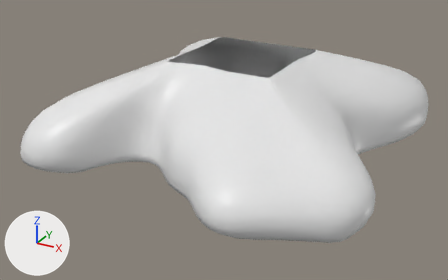
A saved change to the FBX model LDJAM55/Assets/Models/Hell.fbx.
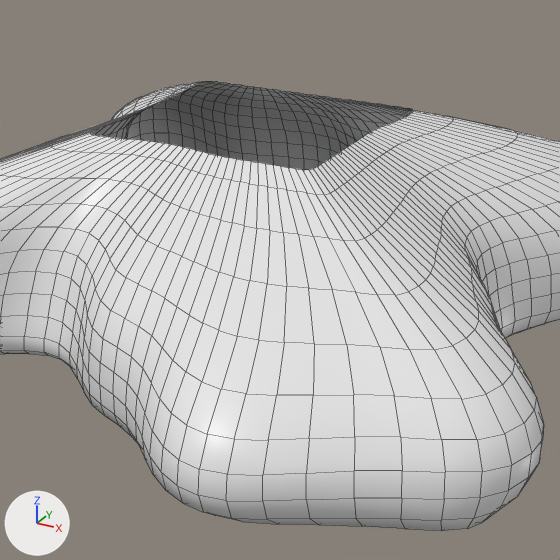
There are two pictures of each version: one whole from a camera (50 mm lens) standing at (15.02, -29.39, 14.12) and looking at (0.02, -2.13, 0.49), one close up on the part from 28% to 86% of the width and 0% to 91% of the height. The axes (+X, +Y, +Z) are drawn at lower left. The lights are the same throughout. The close-ups show mesh edges as thin lines.

Objects in the first close-up: 'Hell'.
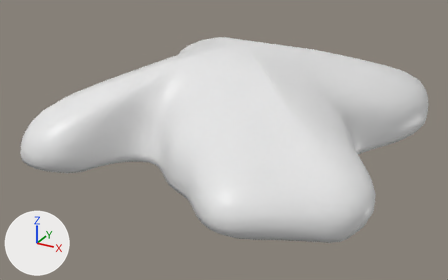
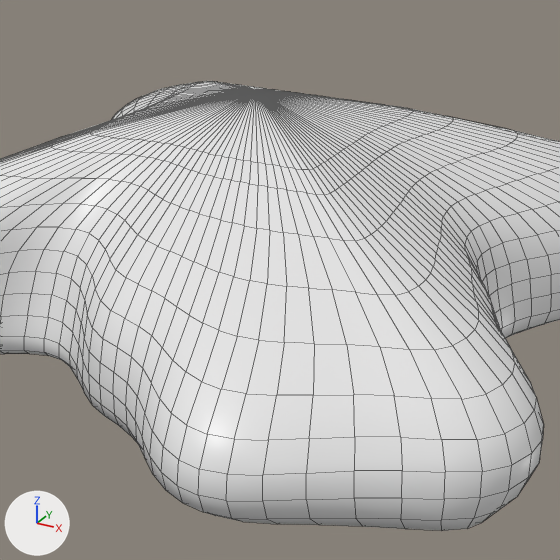
What differs and where, as boxes [x1, y1, x2, y2] in the close-ups (560 x 560 px):
part 1 of me_hell, added: after [91, 81, 413, 170]

What the commit changed:
me_hell is used by ob_hell; location (0.0, 0.0, 0.0).
me_hell had 2369 vertices, 2304 faces and spanned x -9.0..9.6, y -10.8..9.0, z -0.4..4.7.
me_hell now has 2370 vertices, 2432 faces and spans x -9.0..9.6, y -10.8..9.0, z -0.4..5.5.
Part 1, on me_hell:
1 vertex is added at (0.1, 0.0, 5.5).
128 new faces join them.
